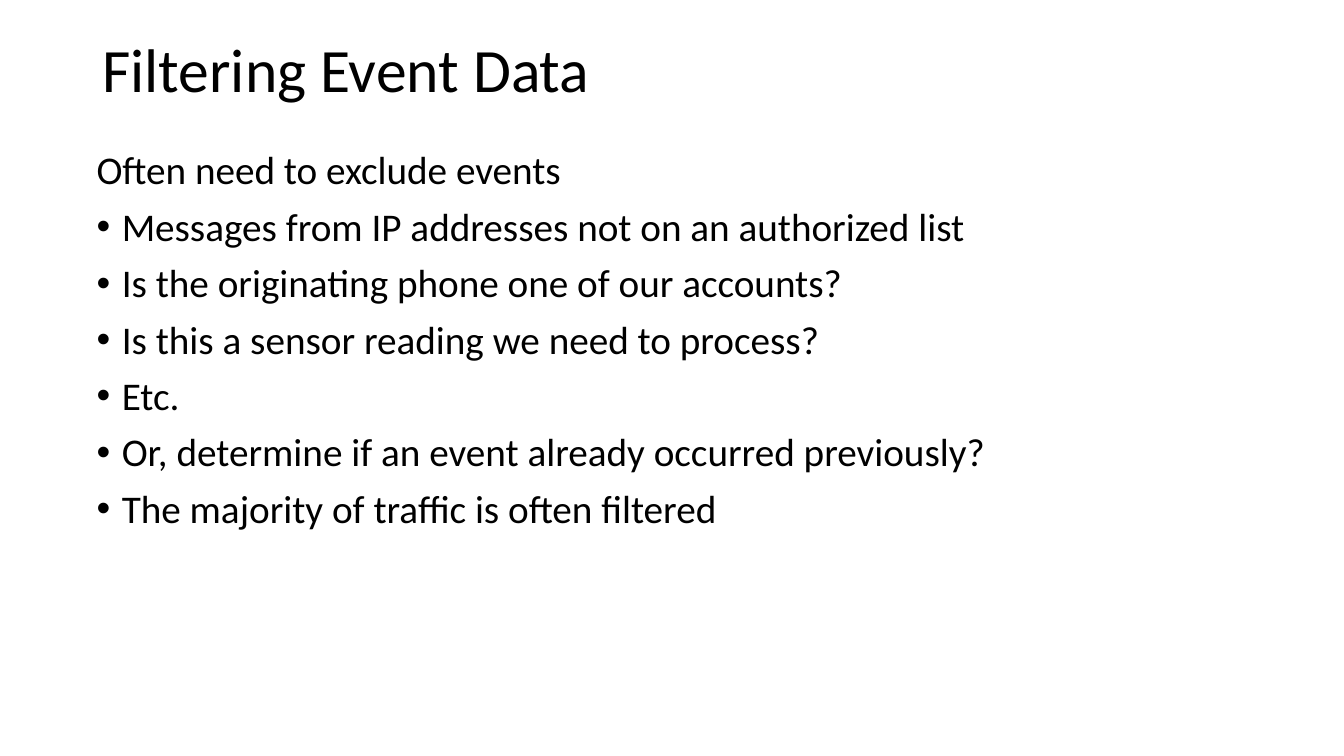
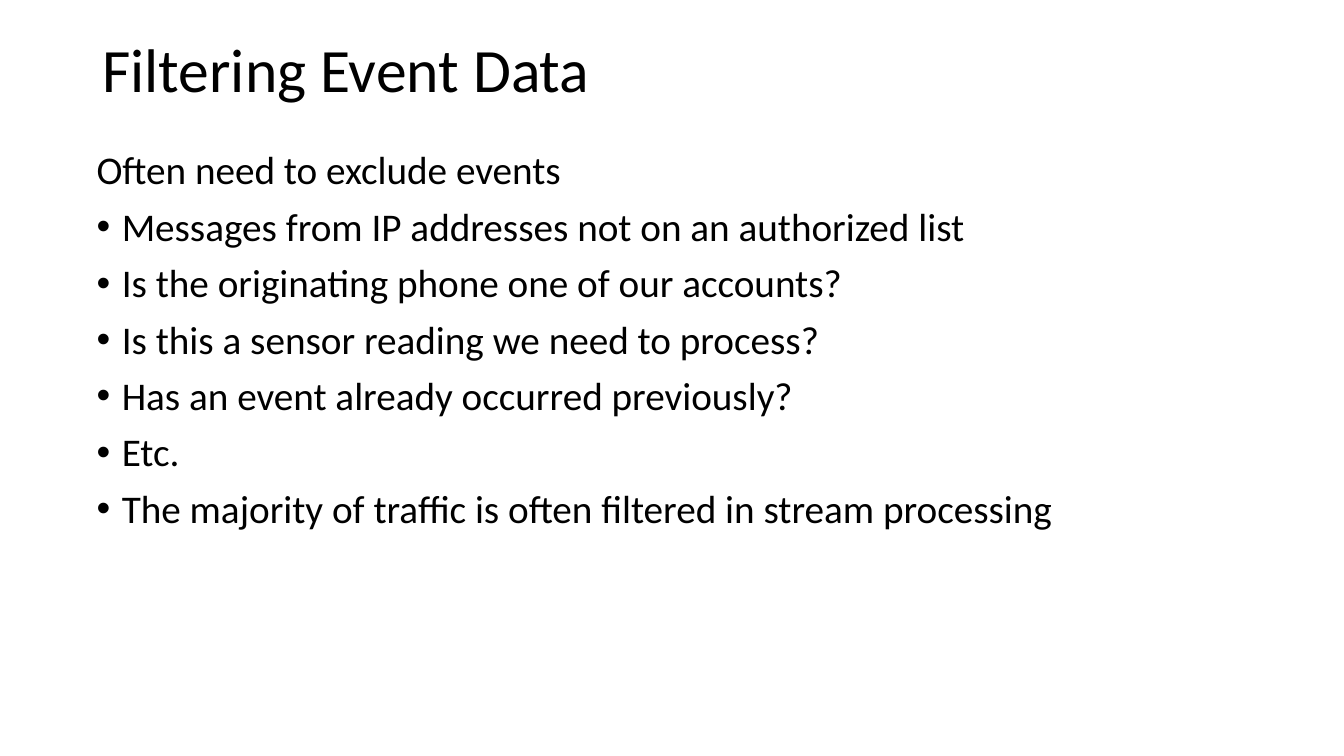
Before and after one commit to StephenElston/CSCI-E-108, a slide deck: slide 28 of slides/3_StreamingAnalytics.pptx. Drawn at 1344x756 pixels with LibreOffice and Linux fonts; fonts in the diff are those of the drawing. Boxes give left, top, right and bottom in pixels: in the first picture for what was removed or moved away, otherwise in the second. Text is boxed around its words. In the diff, an @@ line names an element or a change of style, - is before the commit and + after.

```diff
--- a/slides/3_StreamingAnalytics.pptx
+++ b/slides/3_StreamingAnalytics.pptx
@@ text at (x1=122, y1=382, x2=793, y2=417): paragraph added @@
+• Has an event already occurred previously?
@@ text at (x1=122, y1=495, x2=1052, y2=530): text changed @@
-• Or, determine if an event already occurred previously?
-• The majority of traffic is often filtered
+• The majority of traffic is often filtered in stream processing
```
Also in this commit, not shown: 7 other slides changed, 2 slides added.
